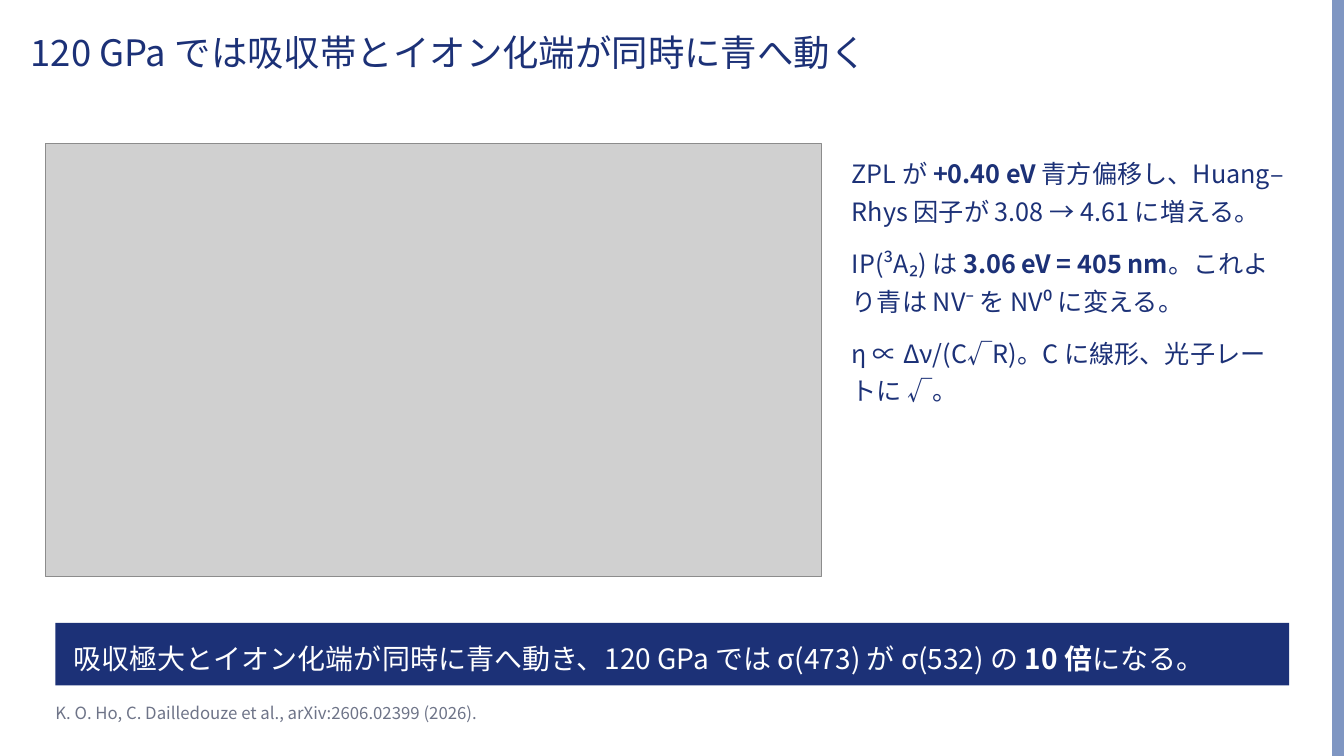
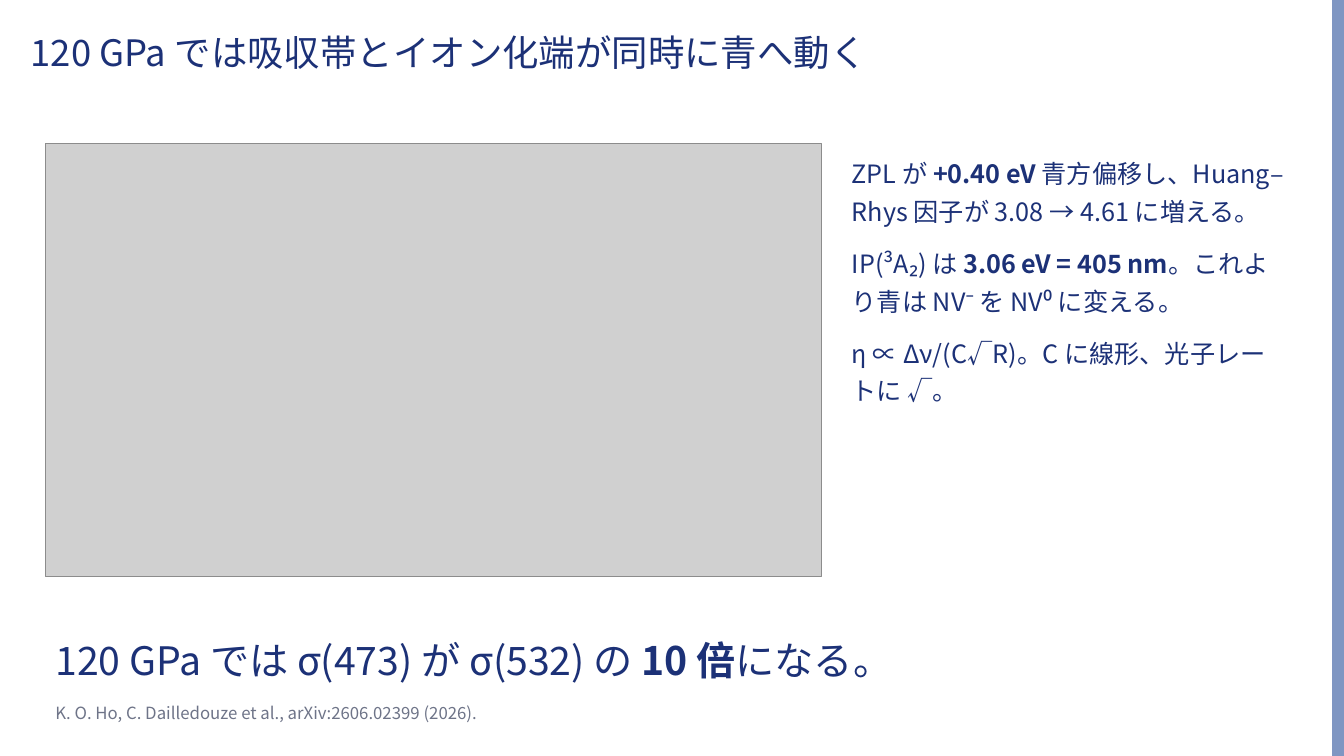
Before and after one commit to Risei412/ultra-high-pressure-ODMR, a slide deck: slide 4 of slides/odmr_473nm_talk.pptx. Drawn at 1344x756 pixels with LibreOffice and Linux fonts; fonts in the diff are those of the drawing; grey boxes stand for pictures; background and template pictures are left out. Boxes give left, top, right and bottom in pixels: in the first picture for what was removed or moved away, otherwise in the second. Text is boxed around its words. In the diff, an @@ line names an element or a change of style, - is before the commit and + after.

```diff
--- a/slides/odmr_473nm_talk.pptx
+++ b/slides/odmr_473nm_talk.pptx
@@ text "120 GPa では σ(473) が ...": place and size @@
-text "120 GPa では σ(473) が ..." at bbox=[55, 623, 1290, 686]
+text "120 GPa では σ(473) が ..." at bbox=[55, 641, 892, 683]
@@ text "120 GPa では σ(473) が ..." at bbox=[55, 641, 892, 683]: fill #1C3177 to none @@
@@ text at bbox=[55, 641, 892, 683]: text changed; size 20 to 28 pt; text colour #FFFFFF to #1C3177 @@
-吸収極大とイオン化端が同時に青へ動き、120 GPa では σ(473) が σ(532) の 10 倍になる。
+120 GPa では σ(473) が σ(532) の 10 倍になる。
```
Also in this commit, not shown: 4 other slides changed, 2 other files.
